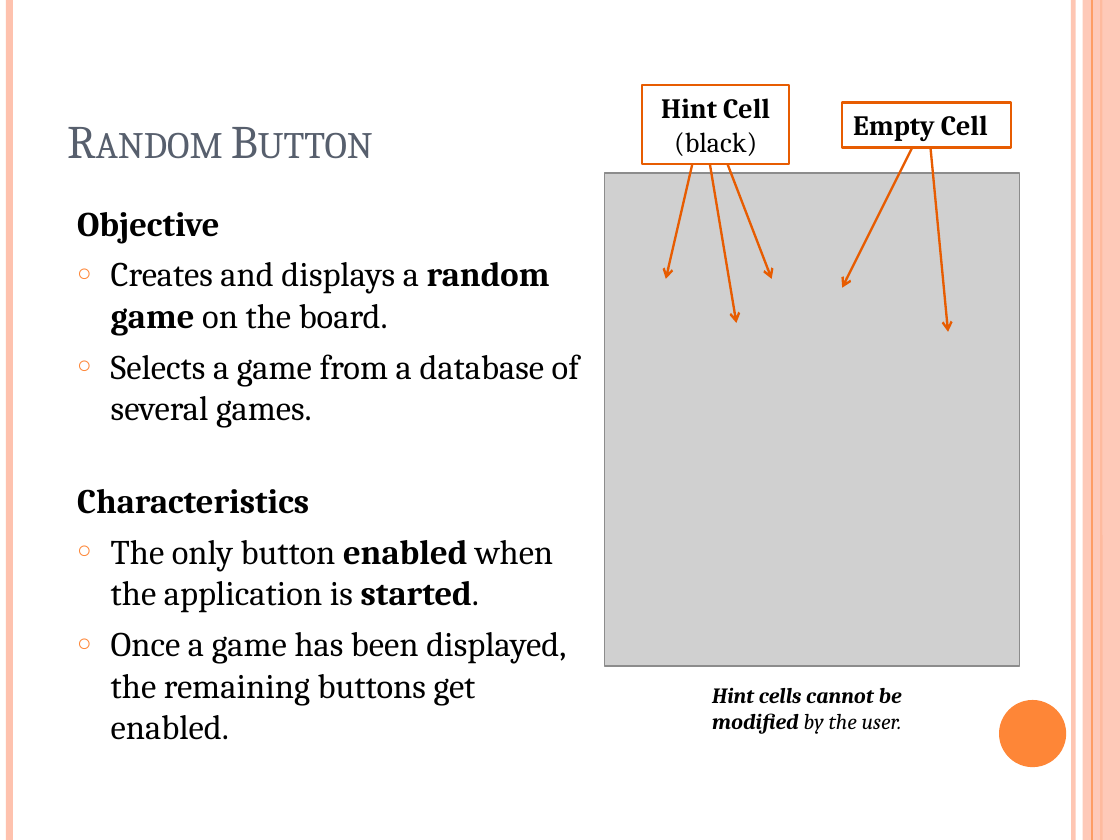
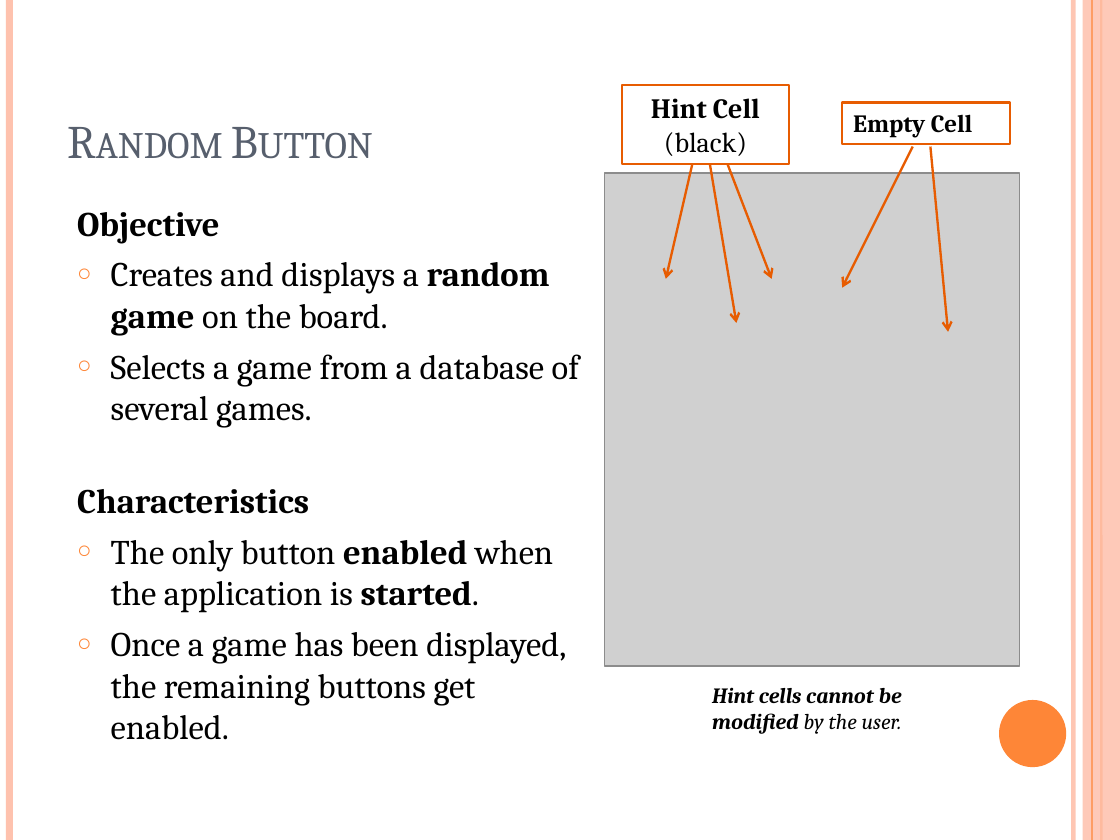
Before and after one commit to VivekVeeri/i-sudoku-matlab, a slide deck: slide 4 of doc/FINAL_PRESENTATION_updated.pptx. Drawn at 1120x840 pixels with LibreOffice and Linux fonts; fonts in the diff are those of the drawing; grey boxes stand for pictures. Boxes give left, top, right and bottom in pixels: in the first picture for what was removed or moved away, otherwise in the second. Text is boxed around its words. In the diff, an @@ line names an element or a change of style, - is before the commit and + after.

```diff
--- a/doc/FINAL_PRESENTATION_updated.pptx
+++ b/doc/FINAL_PRESENTATION_updated.pptx
@@ rectangle "Hint Cell (black)": place and size @@
-rectangle "Hint Cell (black)" at <box>642,85,788,165</box>
+rectangle "Hint Cell (black)" at <box>622,85,790,165</box>
@@ rectangle "Empty Cell": place and size @@
-rectangle "Empty Cell" at <box>842,103,1011,148</box>
+rectangle "Empty Cell" at <box>842,103,1010,144</box>
@@ rectangle "Empty Cell" at <box>842,103,1010,144</box>: size 18 to 16 pt @@
```
Also in this commit, not shown: 3 other slides changed, 1 other file.
